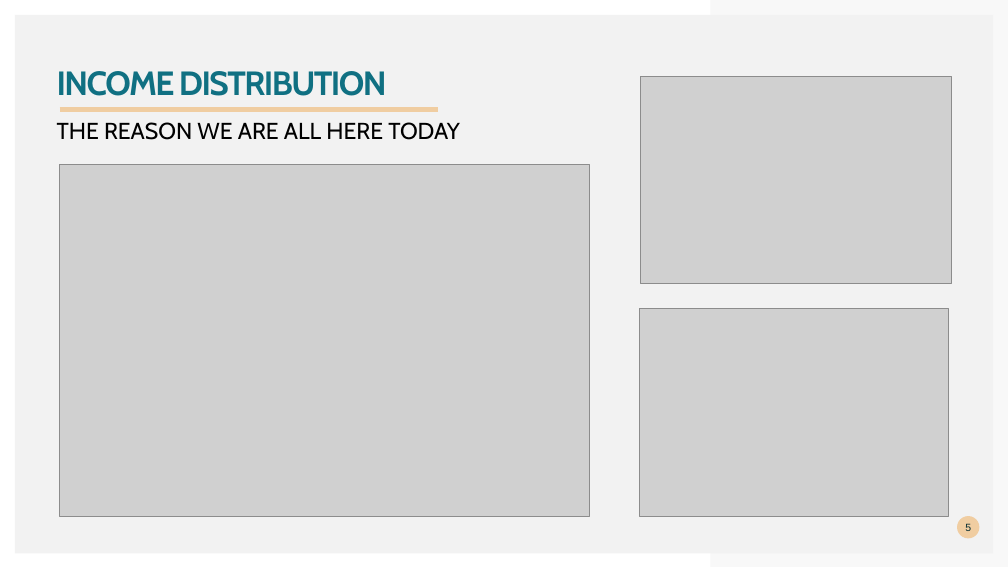
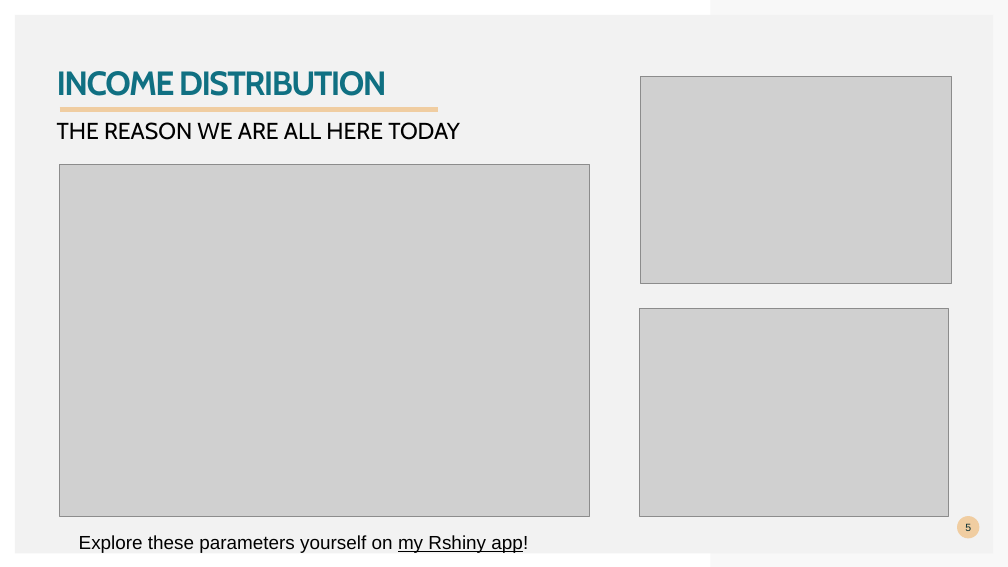
Before and after one commit to athibeaux/DS6306, a slide deck: slide 5 of CaseStudy2_Thibeaux/CaseStudy2_Thibeaux_Ppt.pptx. Drawn at 1008x567 pixels with LibreOffice and Linux fonts; fonts in the diff are those of the drawing; grey boxes stand for pictures. Boxes give left, top, right and bottom in pixels: in the first picture for what was removed or moved away, otherwise in the second. Text is boxed around its words. In the diff, an @@ line names an element or a change of style, - is before the commit and + after.

Commit message:
Add files via upload
Add Youtube and RShiny link to powerpoint

```diff
--- a/CaseStudy2_Thibeaux/CaseStudy2_Thibeaux_Ppt.pptx
+++ b/CaseStudy2_Thibeaux/CaseStudy2_Thibeaux_Ppt.pptx
@@ text added at bbox=[79, 535, 528, 553], 18 pt, text #000000 @@
+Explore these parameters yourself on my Rshiny app!
```
Also in this commit, not shown: 13 other slides changed.
